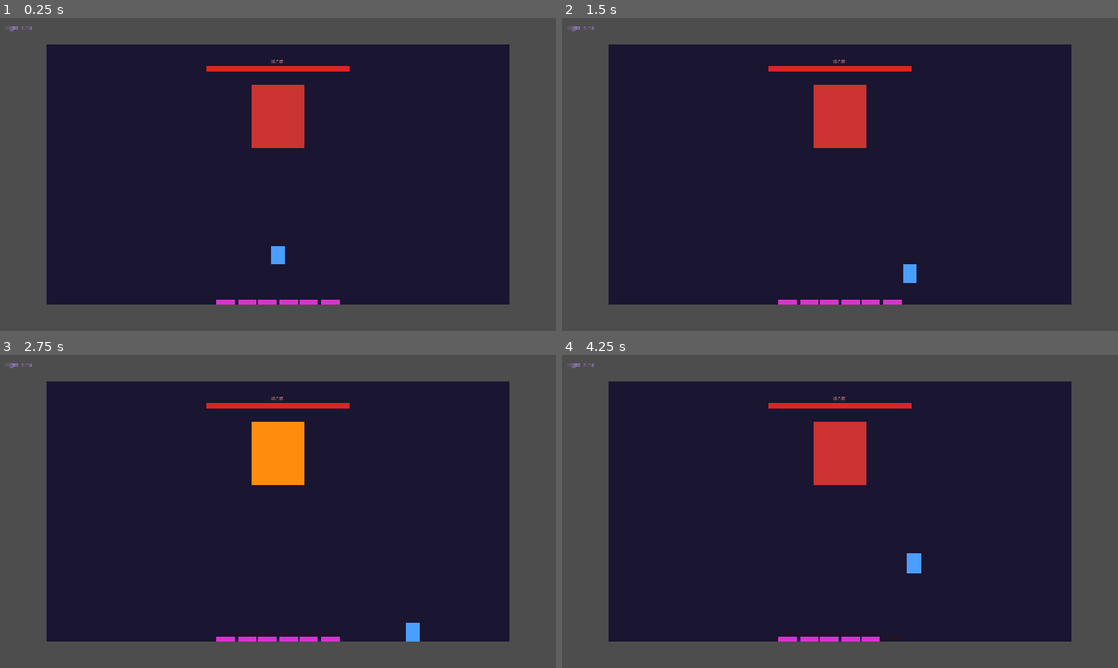
Above: before the commit, frames 1-4 (two rows, left to right).
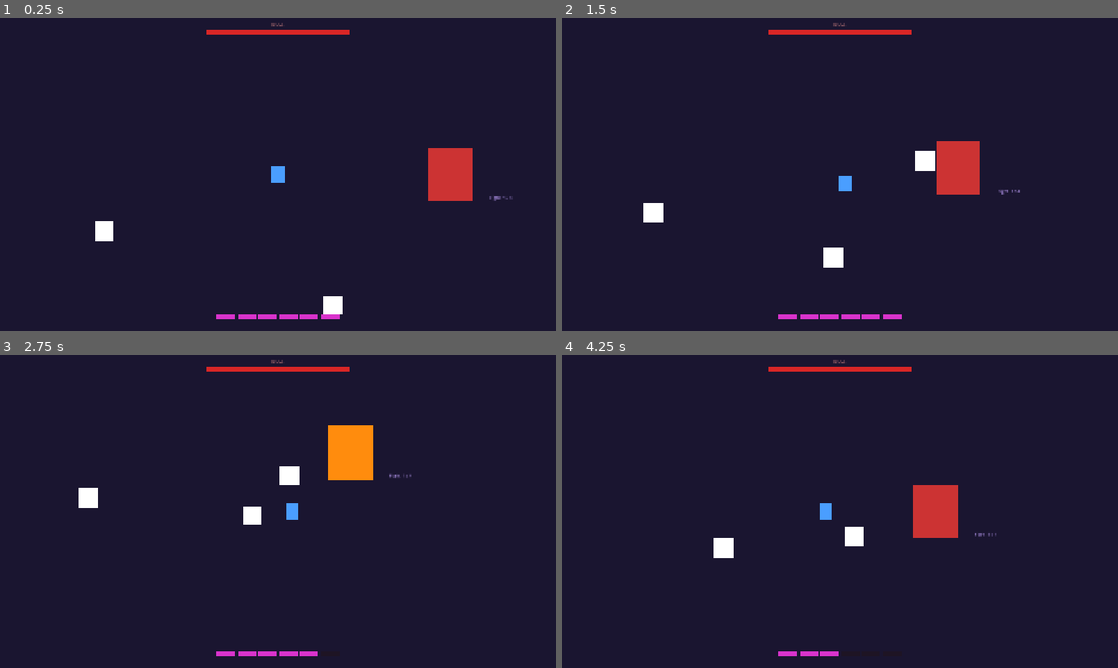
Above: after the commit, the same moments.

Repository: YFliXeR/Parry-Rogue
Game: Godot game, scene res://scenes/arena/Arena.tscn
Same seed, same stepped clock (60 frames per second), same inputs: the game is played once before the commit and once after it. This scene is started directly instead of the project's main scene.
Inputs (mouse positions are in pixels of both pictures, inside the frame that each line leads up to):
- Up to frame 1 (0.25 s): no input
- Up to frame 2 (1.5 s): tap Enter (ui_accept) at 0.5, 0.6, 0.77, 1.07 s; move the mouse to (962, 158) at 0.52 s; hold D (move_right) 0.53-1.28 s; click (962, 158) at 0.67 s; move the mouse to (728, 190) at 1.27 s; hold S (move_down) from 1.28 s (still down); tap Space (parry_confirm) at 1.35 s
- Up to frame 3 (2.75 s): tap Enter (ui_accept) at 1.52, 1.55, 1.82, 2.1 s; move the mouse to (333, 442) at 2.02 s; release S (move_down) at 2.03 s; hold D (move_right) from 2.03 s (still down)
- Up to frame 4 (4.25 s): move the mouse to (812, 574) at 2.77 s; release D (move_right) at 2.78 s; hold W (move_up) 2.78-3.53 s; tap Space (parry_confirm) at 2.85 s; click (812, 574) at 2.92 s; tap Enter (ui_accept) at 3.02, 3.05, 3.32, 3.6, 3.77, 4.07 s; move the mouse to (1006, 558) at 3.52 s; hold A (move_left) from 3.53 s (still down)

The runs differ from the first frame. In frame 1, 35% of the frame differs, in the area x 0-100%, y 0-100%; in frame 2, 36%; in frame 3, 36%; in frame 4, 36%.

Commit message:
Refactor UI architecture and add enemy combat foundation

Diff:
--- a/autoloads/RunManager.gd
+++ b/autoloads/RunManager.gd
@@ -44,7 +44,7 @@
 func get_node_state(row: int, col: int) -> String:
 	if row < current_row:
 		# Past row — show as completed only if it was on the chosen path
-		if row < path.size() and path[row] == col:
+		if row >= 0 and row < path.size() and path[row] == col:
 			return "completed"
 		return "locked"
 
@@ -56,7 +56,10 @@
 		return "available"   # first row: all nodes are open
 
 	# Check connection from the previous row's chosen column
-	var prev_col     : int  = path[current_row - 1]
+	var prev_col : int = 0
+
+	if current_row - 1 >= 0 and current_row - 1 < path.size():
+		prev_col = path[current_row - 1]
 	var next_row_len : int  = MAP_LAYOUT[row].size()
 
 	# Boss row (single node) is always reachable
--- a/project.godot
+++ b/project.godot
@@ -31,6 +31,11 @@
 window/size/viewport_height=1080
 window/stretch/mode="canvas_items"
 window/stretch/aspect="expand"
+
+[global_group]
+
+player=""
+enemy=""
 
 [input]
 
--- a/scenes/arena/Arena.gd
+++ b/scenes/arena/Arena.gd
@@ -11,17 +11,17 @@
 extends Node2D
 
 # ── Node References ───────────────────────────────────────
-@onready var _player       : Node2D = $Player
+@onready var _player       : Node2D = $World/Player
 @onready var _parry_system : Node   = $ParrySystem
-@onready var _skill_check_ui : Node2D = $SkillCheckUI
-@onready var _boss_slot : Node2D = $BossSlot
-@onready var _boss : Node2D = $BossSlot
-@onready var _hud : Node2D = $HUD
-@onready var _death_screen : Node2D = $DeathScreen
-@onready var _boss_hp_bar : Node2D = $BossHPBar
-@onready var _card_draft : Node2D = $CardDraftScreen
-@onready var _camera : Camera2D = $Camera2D
-@onready var _sequence_ui : Node2D = $SequenceUI
+@onready var _skill_check_ui : Control = $UI/SkillCheckUI
+@onready var _boss_slot : Node2D = $World/BossSlot
+@onready var _boss : Node2D = $World/BossSlot
+@onready var _hud : Control = $UI/HUD
+@onready var _death_screen : Control = $UI/DeathScreen
+@onready var _boss_hp_bar : Control = $UI/BossHPBarUI
+@onready var _card_draft : Control = $UI/CardDraftScreen
+@onready var _camera : Camera2D = $World/Player/Camera2D
+@onready var _sequence_ui : Control = $UI/SequenceUI
 
 
 # ── Screen Shake State ────────────────────────────────────
@@ -277,7 +277,7 @@
 func _create_fight_label() -> void:
 	_fight_label      = Label.new()
 	_fight_label.size = Vector2(400.0, 40.0)
-	_fight_label.position = Vector2(20.0, 20.0)
+	_fight_label.position = Vector2(860.0, 80.0)
 	_fight_label.add_theme_font_size_override("font_size", 18)
 	_fight_label.add_theme_color_override("font_color", Color(0.60, 0.50, 0.80))
 	add_child(_fight_label)
--- a/scenes/arena/Arena.tscn
+++ b/scenes/arena/Arena.tscn
@@ -5,6 +5,8 @@
 [ext_resource type="Script" uid="uid://c7o1e7o0pnbg" path="res://systems/ParrySystem.gd" id="3_etbs0"]
 [ext_resource type="Script" uid="uid://lmhixifsgkrq" path="res://scenes/bosses/Boss.gd" id="3_faeup"]
 [ext_resource type="Script" uid="uid://wh2dgvpgj84m" path="res://scenes/ui/SkillCheckUI.gd" id="4_etbs0"]
+[ext_resource type="PackedScene" uid="uid://c2momc4clotp" path="res://scenes/enemies/Enemy.tscn" id="5_cx6kx"]
+[ext_resource type="Script" uid="uid://xgl2iqsqtjml" path="res://systems/EnemySpawner.gd" id="5_ret3i"]
 [ext_resource type="Script" uid="uid://dpyn3ivbjquvo" path="res://scenes/ui/HUD.gd" id="6_e8lwv"]
 [ext_resource type="Script" uid="uid://bicf1m65s312h" path="res://scenes/ui/DeathScreen.gd" id="7_jgfk2"]
 [ext_resource type="Script" uid="uid://dkg8f8r3g0ae7" path="res://scenes/ui/BossHPBar.gd" id="8_lp7lw"]
@@ -23,62 +25,118 @@
 grow_vertical = 2
 color = Color(0.050980393, 0.039215688, 0.101960786, 1)
 
-[node name="ArenaBounds" type="ColorRect" parent="." unique_id=1835381978]
-offset_left = 160.0
-offset_top = 90.0
-offset_right = 1760.0
-offset_bottom = 990.0
+[node name="ParrySystem" type="Node" parent="." unique_id=1869006122]
+script = ExtResource("3_etbs0")
+
+[node name="World" type="Node2D" parent="." unique_id=1362364604]
+
+[node name="ArenaBounds2" type="Node2D" parent="World" unique_id=1311611490]
+
+[node name="Polygon2D" type="Polygon2D" parent="World/ArenaBounds2" unique_id=823332746]
+z_index = -10
+position = Vector2(0, -1)
 color = Color(0.101960786, 0.08235294, 0.1882353, 1)
+polygon = PackedVector2Array(-2000, -2000, 2000, -2000, 2000, 2000, -2000, 2000)
+uv = PackedVector2Array(-505, -18, -302, -19, -302, 79, -505, 79)
 
-[node name="Player" type="Node2D" parent="." unique_id=1793555016]
-position = Vector2(960, 820)
+[node name="Player" type="Node2D" parent="World" unique_id=1793555016 groups=["player"]]
 script = ExtResource("1_tc5gq")
 
-[node name="Visual" type="ColorRect" parent="Player" unique_id=1531457526]
+[node name="Visual" type="ColorRect" parent="World/Player" unique_id=1531457526]
+z_index = 10
 offset_left = -24.0
 offset_top = -32.0
 offset_right = 24.0
 offset_bottom = 32.0
 color = Color(0.2901961, 0.61960787, 1, 1)
 
-[node name="BossSlot" type="Node2D" parent="." unique_id=1448827894]
-position = Vector2(960, 340)
+[node name="Camera2D" type="Camera2D" parent="World/Player" unique_id=1297610610]
+zoom = Vector2(0.85, 0.85)
+position_smoothing_enabled = true
+
+[node name="BossSlot" type="Node2D" parent="World" unique_id=1448827894]
+position = Vector2(700, 0)
 script = ExtResource("3_faeup")
 
-[node name="Visual" type="ColorRect" parent="BossSlot" unique_id=404260544]
+[node name="Visual" type="ColorRect" parent="World/BossSlot" unique_id=404260544]
+z_index = 10
 offset_left = -90.0
 offset_top = -110.0
 offset_right = 90.0
 offset_bottom = 110.0
 color = Color(0.8, 0.2, 0.2, 1)
 
-[node name="ParrySystem" type="Node" parent="." unique_id=1869006122]
-script = ExtResource("3_etbs0")
+[node name="Enemies" type="Node2D" parent="World" unique_id=1022568366]
 
-[node name="SkillCheckUI" type="Node2D" parent="." unique_id=1090512427]
-position = Vector2(960, 500)
+[node name="Projectiles" type="Node2D" parent="World" unique_id=2028993641]
+
+[node name="Effects" type="Node2D" parent="World" unique_id=1009406071]
+
+[node name="EnemySpawner" type="Node2D" parent="World" unique_id=1453022940]
+script = ExtResource("5_ret3i")
+enemy_scene = ExtResource("5_cx6kx")
+
+[node name="UI" type="CanvasLayer" parent="." unique_id=339943247]
+
+[node name="HUD" type="Control" parent="UI" unique_id=2125868364]
+layout_mode = 3
+anchors_preset = 15
+anchor_right = 1.0
+anchor_bottom = 1.0
+grow_horizontal = 2
+grow_vertical = 2
+script = ExtResource("6_e8lwv")
+
+[node name="SkillCheckUI" type="Control" parent="UI" unique_id=1848268577]
+layout_mode = 3
+anchors_preset = 15
+anchor_right = 1.0
+anchor_bottom = 1.0
+grow_horizontal = 2
+grow_vertical = 2
 script = ExtResource("4_etbs0")
 
-[node name="HUD" type="Node2D" parent="." unique_id=1188375801]
-position = Vector2(960, 980)
-script = ExtResource("6_e8lwv")
+[node name="SequenceUI" type="Control" parent="UI" unique_id=1975660243]
+layout_mode = 3
+anchors_preset = 15
+anchor_right = 1.0
+anchor_bottom = 1.0
+grow_horizontal = 2
+grow_vertical = 2
+script = ExtResource("11_2ri42")
 
-[node name="DeathScreen" type="Node2D" parent="." unique_id=951378537]
+[node name="DeathScreen" type="Control" parent="UI" unique_id=1513588370]
+layout_mode = 3
+anchors_preset = 15
+anchor_right = 1.0
+anchor_bottom = 1.0
+grow_horizontal = 2
+grow_vertical = 2
 script = ExtResource("7_jgfk2")
 
-[node name="BossHPBar" type="Node2D" parent="." unique_id=1459038987]
-position = Vector2(960, 175)
-script = ExtResource("8_lp7lw")
-
-[node name="WinScreen" type="Node2D" parent="." unique_id=1637093595]
+[node name="WinScreen" type="Control" parent="UI" unique_id=975042276]
+layout_mode = 3
+anchors_preset = 15
+anchor_right = 1.0
+anchor_bottom = 1.0
+grow_horizontal = 2
+grow_vertical = 2
 script = ExtResource("9_2g53k")
 
-[node name="CardDraftScreen" type="Node2D" parent="." unique_id=78908014]
+[node name="CardDraftScreen" type="Control" parent="UI" unique_id=722270391]
+layout_mode = 3
+anchors_preset = 15
+anchor_right = 1.0
+anchor_bottom = 1.0
+grow_horizontal = 2
+grow_vertical = 2
 script = ExtResource("10_g06lh")
 
-[node name="Camera2D" type="Camera2D" parent="." unique_id=1297610610]
-position = Vector2(960, 540)
-
-[node name="SequenceUI" type="Node2D" parent="." unique_id=558327655]
-position = Vector2(960, 460)
-script = ExtResource("11_2ri42")
+[node name="BossHPBarUI" type="Control" parent="UI" unique_id=189126739]
+layout_mode = 3
+anchors_preset = 15
+anchor_right = 1.0
+anchor_bottom = 1.0
+grow_horizontal = 2
+grow_vertical = 2
+script = ExtResource("8_lp7lw")
--- /dev/null
+++ b/scenes/enemies/Enemy.gd
@@ -0,0 +1,97 @@
+# Enemy.gd
+# ━━━━━━━━━━━━━━━━━━━━━━━━━━━━━━━━━━━━━━━━━━━━━━━━━━━━━━━
+# Base enemy behavior.
+#
+# Responsibilities:
+# - Find the player
+# - Move toward the player
+# - Deal contact damage
+# - Receive damage
+# - Die and clean itself up
+#
+# This is the foundation for:
+# - melee enemies
+# - ranged enemies
+# - elites
+# - bosses
+# ━━━━━━━━━━━━━━━━━━━━━━━━━━━━━━━━━━━━━━━━━━━━━━━━━━━━━━━
+
+extends CharacterBody2D
+
+
+# ── Movement ─────────────────────────────────────────────
+@export var move_speed : float = 140.0
+
+
+# ── Combat ───────────────────────────────────────────────
+@export var max_hp : float = 3.0
+@export var contact_damage : float = 1.0
+@export var contact_cooldown : float = 1.0
+
+
+# ── State ─────────────────────────────────────────────────
+var _hp : float
+var _can_damage : bool = true
+
+
+# ── References ───────────────────────────────────────────
+var _player : Node2D
+
+
+# ── Lifecycle ────────────────────────────────────────────
+func _ready() -> void:
+	_hp = max_hp
+
+	# Find player through global group.
+	_player = get_tree().get_first_node_in_group("player")
+
+
+func _physics_process(_delta: float) -> void:
+	if _player == null:
+		return
+
+	# Move toward player.
+	var dir := (_player.global_position - global_position).normalized()
+
+	velocity = dir * move_speed
+	move_and_slide()
+
+	_attempt_contact_damage()
+
+
+# ── Damage / Death ───────────────────────────────────────
+
+## Called when something damages this enemy.
+func take_damage(amount: float) -> void:
+	_hp -= amount
+
+	print("Enemy HP:", _hp)
+
+	if _hp <= 0.0:
+		die()
+
+
+## Removes the enemy from the game.
+func die() -> void:
+	queue_free()
+
+
+# ── Contact Damage ───────────────────────────────────────
+
+## Damages player while touching them.
+func _attempt_contact_damage() -> void:
+	if not _can_damage:
+		return
+
+	if global_position.distance_to(_player.global_position) < 70.0:
+		_can_damage = false
+
+		_player.take_damage(contact_damage, false)
+
+		var timer := get_tree().create_timer(contact_cooldown)
+		timer.timeout.connect(_reset_contact_damage)
+
+
+## Re-enables damage after cooldown.
+func _reset_contact_damage() -> void:
+	_can_damage = true
--- /dev/null
+++ b/scenes/enemies/Enemy.tscn
@@ -0,0 +1,18 @@
+[gd_scene format=3 uid="uid://c2momc4clotp"]
+
+[ext_resource type="Script" uid="uid://4vi6an1bwxpf" path="res://scenes/enemies/Enemy.gd" id="1_hpe7p"]
+
+[sub_resource type="RectangleShape2D" id="RectangleShape2D_jsdvy"]
+size = Vector2(80, 80)
+
+[node name="Enemy" type="CharacterBody2D" unique_id=1157796694 groups=["enemy"]]
+script = ExtResource("1_hpe7p")
+
+[node name="Visual" type="ColorRect" parent="." unique_id=1266010241]
+offset_left = -40.0
+offset_top = -40.0
+offset_right = 40.0
+offset_bottom = 40.0
+
+[node name="CollisionShape2D" type="CollisionShape2D" parent="." unique_id=169587720]
+shape = SubResource("RectangleShape2D_jsdvy")
--- a/scenes/player/Player.gd
+++ b/scenes/player/Player.gd
@@ -28,6 +28,11 @@
 var _accepting_input : bool  = false   # true only during an active parry window
 
 
+# ── Combat ───────────────────────────────────────────────
+@export var attack_damage : float = 1.0
+@export var attack_range  : float = 140.0
+
+
 # ── Node References ───────────────────────────────────────
 @onready var _visual : ColorRect = $Visual   # the blue rectangle
 
@@ -42,6 +47,7 @@
 	if is_dead:
 		return
 	_handle_movement(delta)
+	_handle_attack()
 
 
 # ── Movement ──────────────────────────────────────────────
@@ -65,22 +71,28 @@
 
 	global_position += dir * GameConstants.PLAYER_MOVE_SPEED * delta
 
-	# Clamp so the VISUAL RECT edges stay inside bounds, not just the origin.
-	# ColorRect origin is top-left, so we subtract the full size on the far edges.
-	var b  := GameConstants.ARENA_BOUNDS
-	var half_size = _visual.size / 2.0
 
-	global_position.x = clamp(
-		global_position.x,
-		b.position.x + half_size.x,
-		b.position.x + b.size.x - half_size.x
-	)
+# ── Combat ───────────────────────────────────────────────
 
-	global_position.y = clamp(
-		global_position.y,
-		b.position.y + half_size.y,
-		b.position.y + b.size.y - half_size.y
-	)
+## TEMP debug attack.
+## Damages all enemies near the player when pressing Space.
+func _handle_attack() -> void:
+	if not Input.is_action_just_pressed("ui_accept"):
+		return
+
+	# Find every enemy currently in the scene.
+	var enemies = get_tree().get_nodes_in_group("enemy")
+
+	for enemy in enemies:
+		if enemy == null:
+			continue
+
+		# Check distance from player.
+		var dist := global_position.distance_to(enemy.global_position)
+
+		if dist <= attack_range:
+			enemy.take_damage(attack_damage)
+
 
 # ── Public Methods ────────────────────────────────────────
 
--- a/scenes/ui/BossHPBar.gd
+++ b/scenes/ui/BossHPBar.gd
@@ -5,13 +5,13 @@
 # Call update_hp() whenever boss HP changes.
 # ━━━━━━━━━━━━━━━━━━━━━━━━━━━━━━━━━━━━━━━━━━━━━━━━━━━━━━━
 
-extends Node2D
+extends Control
 
 
 # ── Layout ────────────────────────────────────────────────
 const BAR_WIDTH  : float = 500.0
 const BAR_HEIGHT : float = 16.0
-
+const TOP_MARGIN : float = 40.0
 
 # ── Colors ────────────────────────────────────────────────
 const COLOR_BG   := Color(0.20, 0.05, 0.05, 1.0)
@@ -36,15 +36,16 @@
 
 # ── UI Construction ───────────────────────────────────────
 func _build_ui() -> void:
+	var start_x := (get_viewport_rect().size.x - BAR_WIDTH) / 2.0
 	_bg          = ColorRect.new()
 	_bg.size     = Vector2(BAR_WIDTH, BAR_HEIGHT)
-	_bg.position = Vector2(-BAR_WIDTH / 2.0, -BAR_HEIGHT / 2.0)
+	_bg.position = Vector2(start_x, TOP_MARGIN)
 	_bg.color    = COLOR_BG
 	add_child(_bg)
 
 	_fill          = ColorRect.new()
 	_fill.size     = Vector2(BAR_WIDTH, BAR_HEIGHT)
-	_fill.position = Vector2(-BAR_WIDTH / 2.0, -BAR_HEIGHT / 2.0)
+	_fill.position = Vector2(start_x, TOP_MARGIN)
 	_fill.color    = COLOR_FILL
 	add_child(_fill)
 
@@ -52,7 +53,7 @@
 	_label.text                 = "BOSS"
 	_label.horizontal_alignment = HORIZONTAL_ALIGNMENT_CENTER
 	_label.size                 = Vector2(BAR_WIDTH, 28.0)
-	_label.position             = Vector2(-BAR_WIDTH / 2.0, -BAR_HEIGHT / 2.0 - 28.0)
+	_label.position = Vector2(start_x, TOP_MARGIN - 30.0)
 	_label.add_theme_font_size_override("font_size", 16)
 	_label.add_theme_color_override("font_color", COLOR_TEXT)
 	add_child(_label)
--- a/scenes/ui/CardDraftScreen.gd
+++ b/scenes/ui/CardDraftScreen.gd
@@ -7,7 +7,7 @@
 # Emits card_selected(card_id) when the player clicks a card.
 # ━━━━━━━━━━━━━━━━━━━━━━━━━━━━━━━━━━━━━━━━━━━━━━━━━━━━━━━
 
-extends Node2D
+extends Control
 
 
 # ── Signals ───────────────────────────────────────────────
--- a/scenes/ui/DeathScreen.gd
+++ b/scenes/ui/DeathScreen.gd
@@ -8,7 +8,7 @@
 # Call hide_screen() on restart.
 # ━━━━━━━━━━━━━━━━━━━━━━━━━━━━━━━━━━━━━━━━━━━━━━━━━━━━━━━
 
-extends Node2D
+extends Control
 
 
 # ── Colors ────────────────────────────────────────────────
--- a/scenes/ui/HUD.gd
+++ b/scenes/ui/HUD.gd
@@ -7,7 +7,7 @@
 # Call update_hp(current) whenever HP changes.
 # ━━━━━━━━━━━━━━━━━━━━━━━━━━━━━━━━━━━━━━━━━━━━━━━━━━━━━━━
 
-extends Node2D
+extends Control
 
 
 # ── Layout ────────────────────────────────────────────────
@@ -34,15 +34,15 @@
 # ── Build ─────────────────────────────────────────────────
 func _build_segments() -> void:
 	var count       : int   = GameConstants.PLAYER_MAX_HP
-	var total_width : float = count * SEGMENT_W + (count - 1) * SEGMENT_GAP
-	var start_x     : float = -total_width / 2.0
+	var total_width := GameConstants.PLAYER_MAX_HP * SEGMENT_W + (GameConstants.PLAYER_MAX_HP - 1) * SEGMENT_GAP
+	var start_x : float = (get_viewport_rect().size.x - total_width) / 2.0
 
 	for i in count:
 		var seg      := ColorRect.new()
 		seg.size      = Vector2(SEGMENT_W, SEGMENT_H)
 		seg.position  = Vector2(
 			start_x + i * (SEGMENT_W + SEGMENT_GAP),
-			-SEGMENT_H / 2.0
+			get_viewport_rect().size.y - 60.0
 		)
 		seg.color = COLOR_FULL
 		add_child(seg)
--- a/scenes/ui/SequenceUI.gd
+++ b/scenes/ui/SequenceUI.gd
@@ -10,7 +10,7 @@
 #   hide_sequence()
 # ━━━━━━━━━━━━━━━━━━━━━━━━━━━━━━━━━━━━━━━━━━━━━━━━━━━━━━━
 
-extends Node2D
+extends Control
 
 
 # ── Visual Constants ──────────────────────────────────────
@@ -86,6 +86,7 @@
 func _draw() -> void:
 	if not visible or _sequence.is_empty():
 		return
+	var center := size / 2.0
 
 	var font      := ThemeDB.fallback_font
 	var count     := _sequence.size()
@@ -96,7 +97,7 @@
 	# Draw each arrow slot
 	for i in count:
 		var cx := start_x + i * slot_w
-		var pos := Vector2(cx, 0.0)
+		var pos := center + Vector2(cx, 0.0)
 
 		var bg_color   : Color
 		var txt_color  : Color
@@ -124,8 +125,8 @@
 					arrow, HORIZONTAL_ALIGNMENT_LEFT, -1, FONT_SIZE, txt_color)
 
 	# Timer bar below the arrows
-	var bar_x := -BAR_W / 2.0
-	var bar_y := ARROW_RADIUS + 14.0
+	var bar_x := center.x - BAR_W / 2.0
+	var bar_y := center.y + ARROW_RADIUS + 14.0
 	draw_rect(Rect2(bar_x, bar_y, BAR_W, BAR_H), Color(0.12, 0.10, 0.18))
 	var remaining := (1.0 - _progress) * BAR_W
 	if remaining > 0.0:
--- a/scenes/ui/SkillCheckUI.gd
+++ b/scenes/ui/SkillCheckUI.gd
@@ -7,7 +7,7 @@
 # Call hide_check() when it closes.
 # ━━━━━━━━━━━━━━━━━━━━━━━━━━━━━━━━━━━━━━━━━━━━━━━━━━━━━━━
 
-extends Node2D
+extends Control
 
 
 # ── Visual Constants ──────────────────────────────────────
@@ -68,11 +68,12 @@
 
 # ── Drawing ───────────────────────────────────────────────
 func _draw() -> void:
+	var center := size / 2.0
 	if not _active:
 		return
 
 	# 1. Background ring — full dark circle ───────────────
-	draw_arc(Vector2.ZERO, RADIUS, 0.0, TAU, 80, COLOR_RING, THICKNESS, true)
+	draw_arc(center, RADIUS, 0.0, TAU, 80, COLOR_RING, THICKNESS, true)
 
 	# 2. Success zone — green arc ─────────────────────────
 	# Zone sits between SUCCESS_START% and SUCCESS_END% of the full sweep.
@@ -80,13 +81,13 @@
 	# Green zone grows wider when wide_guard cards are active
 	var zone_s := -PI / 2.0 + GameConstants.PARRY_SUCCESS_START * TAU
 	var zone_e := -PI / 2.0 + (GameConstants.PARRY_SUCCESS_END + BuildManager.get_parry_window_bonus()) * TAU
-	draw_arc(Vector2.ZERO, RADIUS, zone_s, zone_e, 32, COLOR_ZONE, THICKNESS + 4.0, true)
+	draw_arc(center, RADIUS, zone_s, zone_e, 32, COLOR_ZONE, THICKNESS + 4.0, true)
 
 	# 3. Rotating needle ───────────────────────────────────
 	var angle      := -PI / 2.0 + _progress * TAU
 	var needle_tip := Vector2(cos(angle), sin(angle)) * RADIUS
-	draw_line(Vector2.ZERO, needle_tip, COLOR_NEEDLE, NEEDLE_WIDTH, true)
-	draw_circle(needle_tip, DOT_RADIUS, COLOR_NEEDLE)
+	draw_line(center, center + needle_tip, COLOR_NEEDLE, NEEDLE_WIDTH, true)
+	draw_circle(center + needle_tip, DOT_RADIUS, COLOR_NEEDLE)
 
 	# 4. Direction arrow in center ─────────────────────────
 	var arrow : String = "?"
@@ -98,7 +99,7 @@
 
 	var font      := ThemeDB.fallback_font
 	var txt_size  := font.get_string_size(arrow, HORIZONTAL_ALIGNMENT_LEFT, -1, FONT_SIZE)
-	var txt_pos   := Vector2(-txt_size.x / 2.0, txt_size.y / 4.0)
+	var txt_pos   := center + Vector2(-txt_size.x / 2.0, txt_size.y / 4.0)
 	draw_string(font, txt_pos, arrow, HORIZONTAL_ALIGNMENT_LEFT, -1, FONT_SIZE, COLOR_ARROW)
 
 
--- a/scenes/ui/WinScreen.gd
+++ b/scenes/ui/WinScreen.gd
@@ -8,7 +8,7 @@
 # Call hide_screen() when restarting.
 # ━━━━━━━━━━━━━━━━━━━━━━━━━━━━━━━━━━━━━━━━━━━━━━━━━━━━━━━
 
-extends Node2D
+extends Control
 
 
 # ── Colors ────────────────────────────────────────────────
--- /dev/null
+++ b/systems/EnemySpawner.gd
@@ -0,0 +1,56 @@
+# EnemySpawner.gd
+# ━━━━━━━━━━━━━━━━━━━━━━━━━━━━━━━━━━━━━━━━━━━━━━━━━━━━━━━
+# Handles spawning enemies into the arena.
+#
+# Current responsibilities:
+# - Spawn enemies
+# - Place enemies around the player
+#
+# Future responsibilities:
+# - Wave spawning
+# - Elite spawning
+# - Spawn limits
+# - Difficulty scaling
+# ━━━━━━━━━━━━━━━━━━━━━━━━━━━━━━━━━━━━━━━━━━━━━━━━━━━━━━━
+
+extends Node2D
+
+
+# ── Enemy Scene ──────────────────────────────────────────
+@export var enemy_scene : PackedScene
+
+
+# ── References ───────────────────────────────────────────
+@onready var _player  : Node2D = $"../Player"
+@onready var _enemies : Node2D = $"../Enemies"
+
+
+# ── Lifecycle ────────────────────────────────────────────
+func _ready() -> void:
+	# TEMP: Spawn a few enemies immediately on arena start.
+	# Later this will be handled by WaveManager.
+	for i in 3:
+		_spawn_enemy()
+
+
+# ── Spawning ─────────────────────────────────────────────
+
+## Creates one enemy somewhere around the player.
+func _spawn_enemy() -> void:
+	if enemy_scene == null:
+		return
+
+	var enemy = enemy_scene.instantiate()
+
+	# Spawn enemies around the player at random angles.
+	var angle    := randf() * TAU
+	var distance := randf_range(500.0, 800.0)
+
+	var spawn_pos := _player.global_position + Vector2(
+		cos(angle),
+		sin(angle)
+	) * distance
+
+	enemy.global_position = spawn_pos
+
+	_enemies.add_child(enemy)
Not shown, added: scenes/enemies/Enemy.gd.uid
Not shown, added: systems/EnemySpawner.gd.uid
